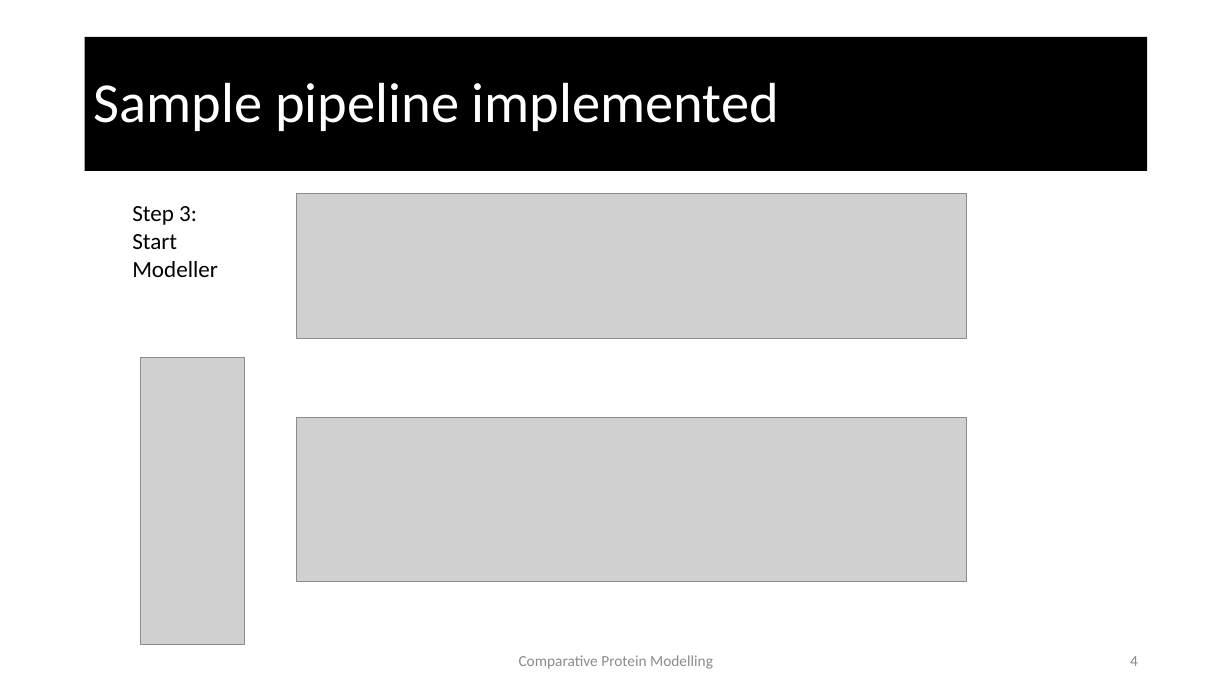
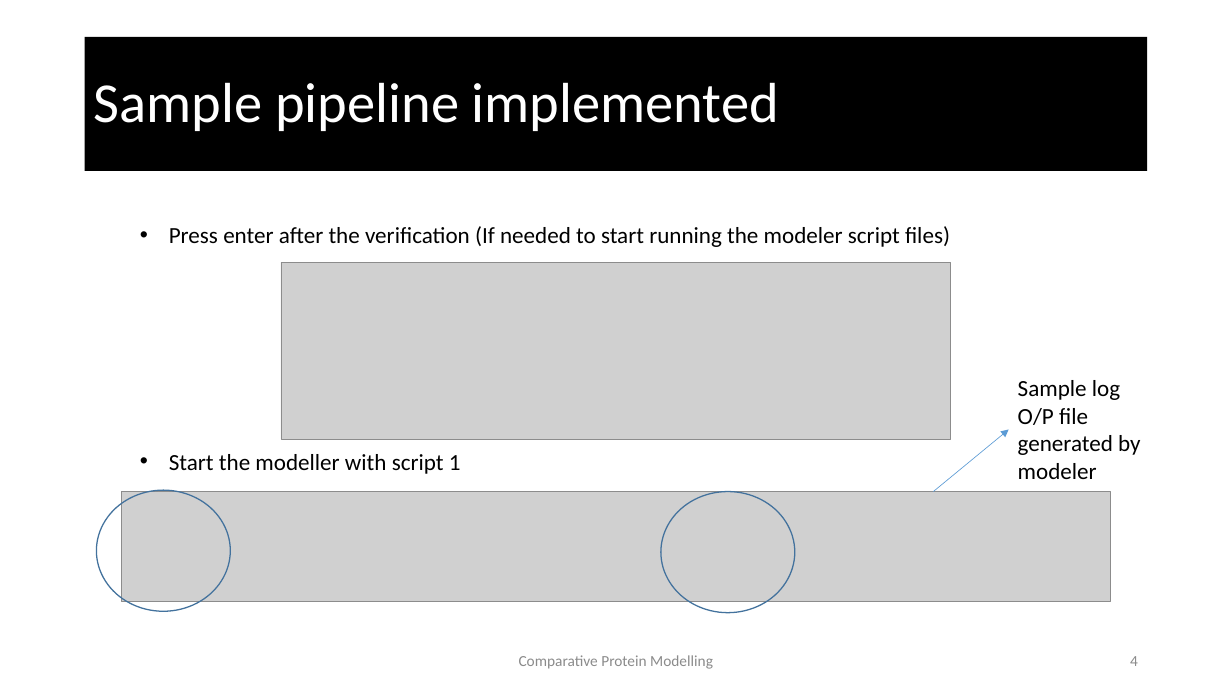
Before and after one commit to SaiManikanta23/Comparative-Protein-Modelling, a slide deck: slide 4 of ComparativeProteinSequence.pptx. Drawn at 1232x693 pixels with LibreOffice and Linux fonts; fonts in the diff are those of the drawing; grey boxes stand for pictures. Boxes give left, top, right and bottom in pixels: in the first picture for what was removed or moved away, otherwise in the second. Text is boxed around its words. In the diff, an @@ line names an element or a change of style, - is before the commit and + after.

```diff
--- a/ComparativeProteinSequence.pptx
+++ b/ComparativeProteinSequence.pptx
@@ text removed at <box>132,206,218,277</box> @@
-Step 3: Start Modeller
@@ text added at <box>169,226,950,247</box>, 18 pt, text #000000 @@
+  • Press enter after the verification (If needed to start running the modeler script files)
@@ picture: place and size @@
-picture at <box>297,194,967,338</box>
+picture at <box>281,262,951,440</box>
@@ picture removed at <box>140,357,244,644</box> @@
@@ text added at <box>1018,380,1140,479</box>, 18 pt, text #000000 @@
+Sample log O/P file generated by modeler
@@ picture removed at <box>297,418,967,581</box> @@
@@ arrow added from (933, 492) to (1009, 430), #5B9BD5 0.5 pt @@
@@ text added at <box>169,454,461,474</box>, 18 pt, text #000000 @@
+  • Start the modeller with script 1
@@ ellipse added at <box>96,490,230,611</box>, outline #43739E 1 pt @@
@@ picture added at <box>122,492,1111,602</box> @@
@@ ellipse added at <box>661,492,795,613</box>, outline #43739E 1 pt @@
```
Also in this commit, not shown: 5 other slides changed, 1 slide added.
